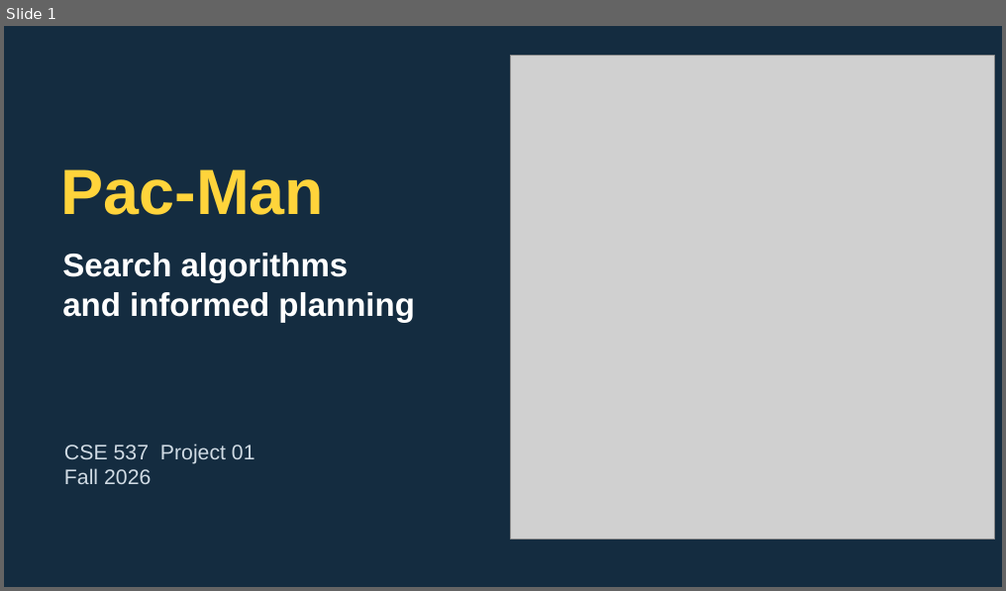
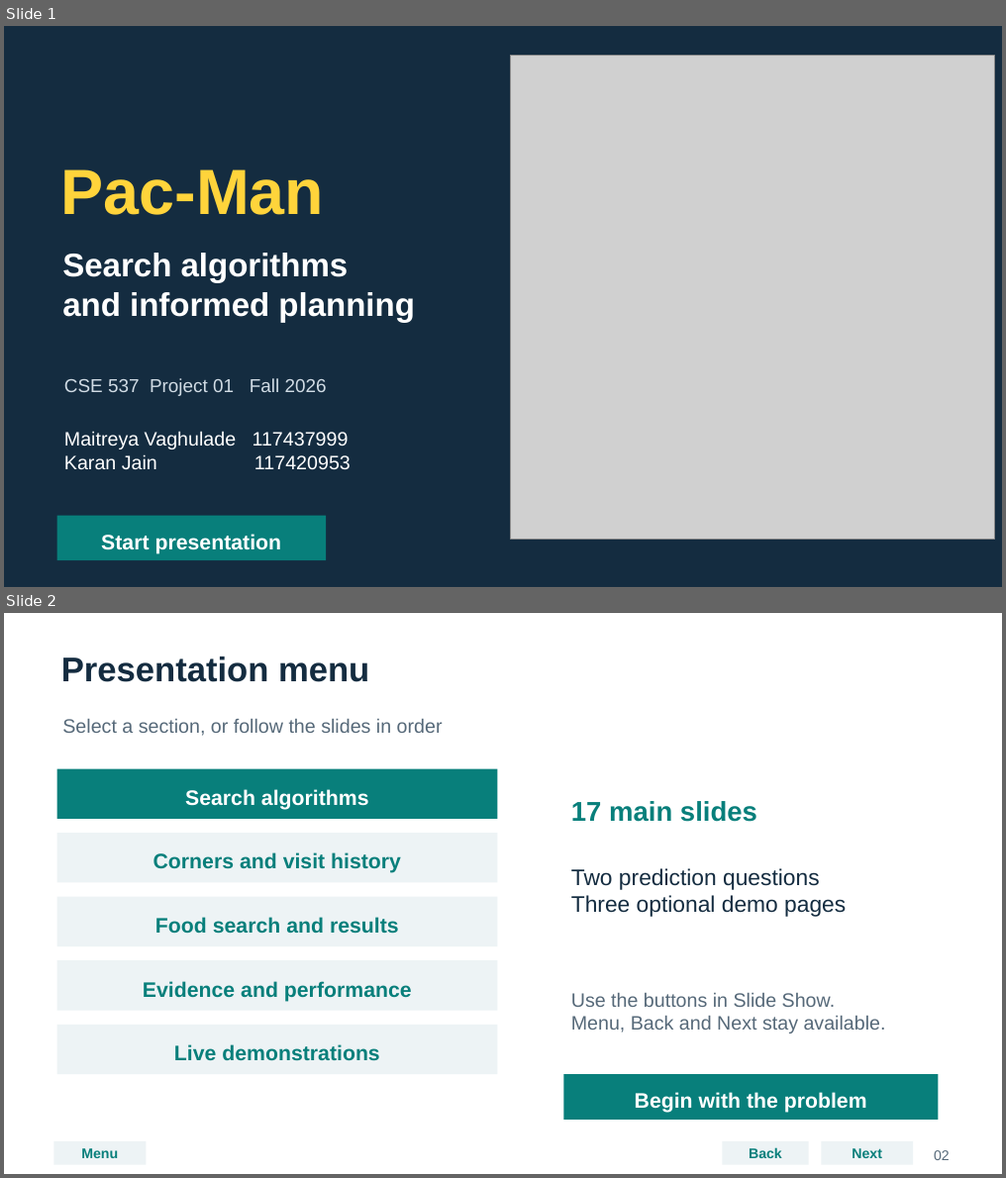
Before and after one commit to maitreya-v/AI_project_1, a slide deck: Project01_PacMan_Presentation.pptx. Shown one above the other, each under a label of ours: slide 1 before the commit, slides 1 and 2 after it. The pictures are 1006x591 and 1006x1178 pixels, drawn with LibreOffice and Linux fonts; fonts in the diff are those of the drawing; grey boxes stand for pictures. Boxes give left, top, right and bottom in pixels: in the first picture for what was removed or moved away, otherwise in the second. Text is boxed around its words. In the diff, an @@ line names an element or a change of style, - is before the commit and + after.

```diff
--- a/Project01_PacMan_Presentation.pptx
+++ b/Project01_PacMan_Presentation.pptx
@@ slide 2 added at box(4, 613, 1002, 1174), background #FFFFFF @@
@@ text added at box(61, 657, 369, 682), 33 pt, text #142C40, bold @@
+Presentation menu
@@ text added at box(62, 719, 443, 736), 18.8 pt, text #566979 @@
+Select a section, or follow the slides in order
@@ rectangle added at box(57, 768, 498, 819), fill #087F7B, 20.2 pt, text #FFFFFF, bold @@
+Search algorithms
@@ text added at box(571, 801, 757, 822), 26.2 pt, text #087F7B, bold @@
+17 main slides
@@ rectangle added at box(57, 833, 498, 883), fill #EDF3F5, 20.2 pt, text #087F7B, bold @@
+Corners and visit history
@@ text added at box(571, 868, 846, 917), 21.8 pt, text #142C40 @@
+Two prediction questions
+Three optional demo pages
@@ rectangle added at box(57, 897, 498, 947), fill #EDF3F5, 20.2 pt, text #087F7B, bold @@
+Food search and results
@@ rectangle added at box(57, 961, 498, 1011), fill #EDF3F5, 20.2 pt, text #087F7B, bold @@
+Evidence and performance
@@ text added at box(571, 993, 886, 1034), 18.8 pt, text #566979 @@
+Use the buttons in Slide Show.
+Menu, Back and Next stay available.
@@ rectangle added at box(57, 1025, 498, 1075), fill #EDF3F5, 20.2 pt, text #087F7B, bold @@
+Live demonstrations
@@ rectangle added at box(564, 1075, 939, 1120), fill #087F7B, 20.2 pt, text #FFFFFF, bold @@
+Begin with the problem
@@ rectangle added at box(54, 1142, 147, 1164), fill #EDF3F5, 13.5 pt, text #087F7B, bold @@
+Menu
@@ rectangle added at box(722, 1142, 809, 1164), fill #EDF3F5, 13.5 pt, text #087F7B, bold @@
+Back
@@ rectangle added at box(822, 1142, 914, 1164), fill #EDF3F5, 13.5 pt, text #087F7B, bold @@
+Next
@@ text added at box(934, 1151, 949, 1160), 13.5 pt, text #566979 @@
+02
@@ slide 1 changed as well @@
@@ text at box(64, 378, 327, 396): text changed; size 20.2 to 18 pt @@
-CSE 537 Project 01
-Fall 2026
+CSE 537 Project 01 Fall 2026
@@ text added at box(64, 431, 350, 471), 18.8 pt, text #FFFFFF @@
+Maitreya Vaghulade 117437999
+Karan Jain 117420953
@@ rectangle added at box(57, 516, 326, 561), fill #087F7B, 20.2 pt, text #FFFFFF, bold @@
+Start presentation
```
Also in this commit, not shown: 11 other slides changed, 7 other slides added, 1 other file.
